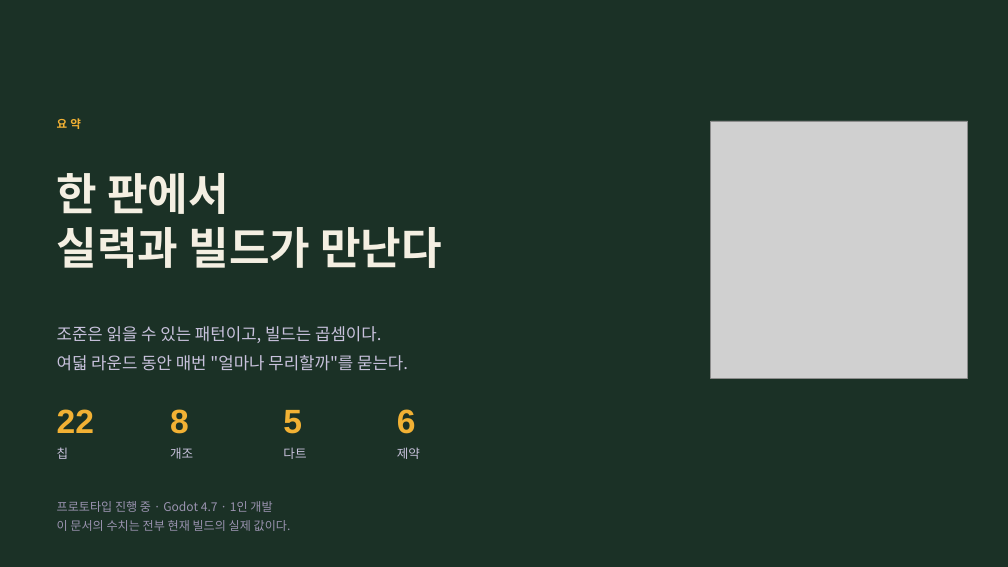
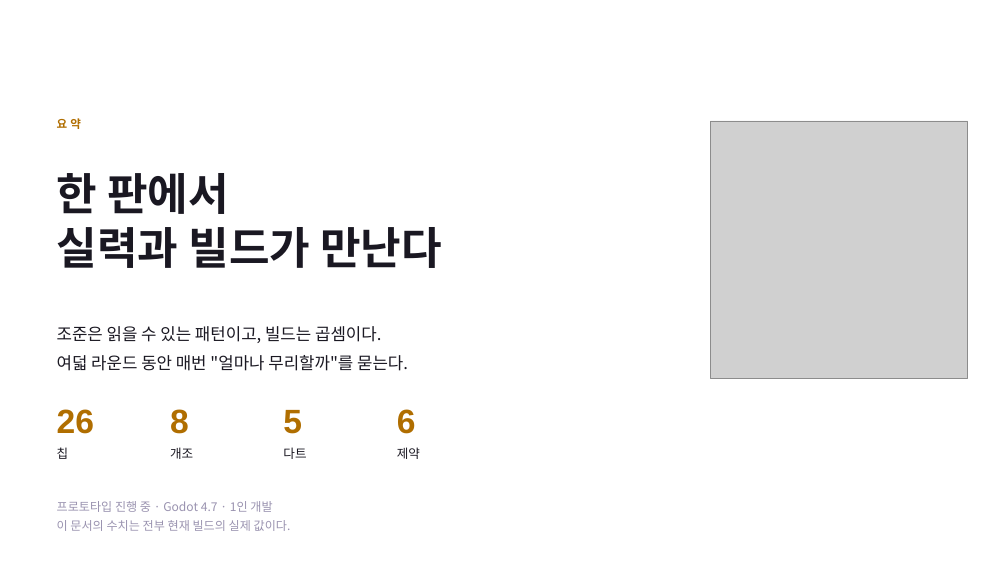
Before and after one commit to GGbong69/test-03, a slide deck: slide 14 of docs/기획서.pptx (slide 11 before the commit). Drawn at 1008x567 pixels with LibreOffice and Linux fonts; fonts in the diff are those of the drawing; grey boxes stand for pictures. Boxes give left, top, right and bottom in pixels: in the first picture for what was removed or moved away, otherwise in the second. Text is boxed around its words. In the diff, an @@ line names an element or a change of style, - is before the commit and + after.

```diff
--- a/docs/기획서.pptx
+++ b/docs/기획서.pptx
@@ background #1B3126 to #FFFFFF @@
@@ text "한 판에서" at (x1=57, y1=173, x2=442, y2=268): text colour #F4EFE2 to #1A1822 @@
@@ text at (x1=57, y1=409, x2=94, y2=434): text changed; text colour #F2B134 to #B06E00 @@
-22
+26
@@ text colour #F2B134 to #B06E00 in 4 elements at (x1=57, y1=118, x2=81, y2=129), (x1=170, y1=409, x2=189, y2=434), (x1=283, y1=410, x2=302, y2=434), (x1=397, y1=409, x2=416, y2=434) @@
@@ text colour #C9C2DD to #1A1822 in 5 elements at (x1=57, y1=326, x2=408, y2=371), (x1=57, y1=447, x2=69, y2=459), (x1=170, y1=447, x2=193, y2=459), (x1=283, y1=447, x2=306, y2=459), (x1=397, y1=447, x2=420, y2=459) @@
```
Also in this commit, not shown: 10 other slides changed, 3 slides added, 5 other files.
